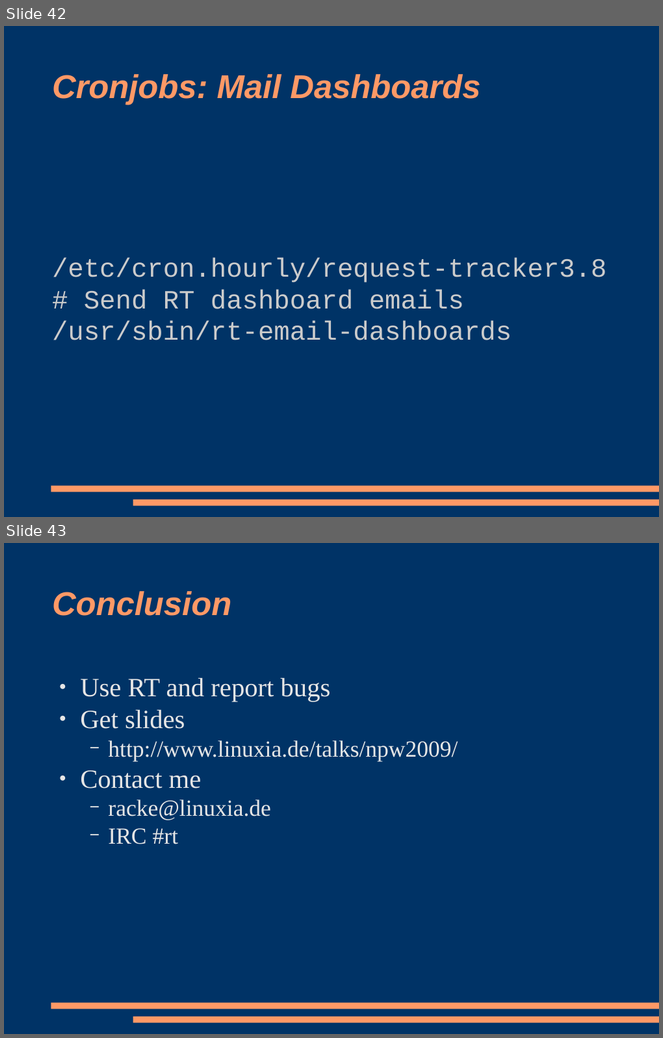
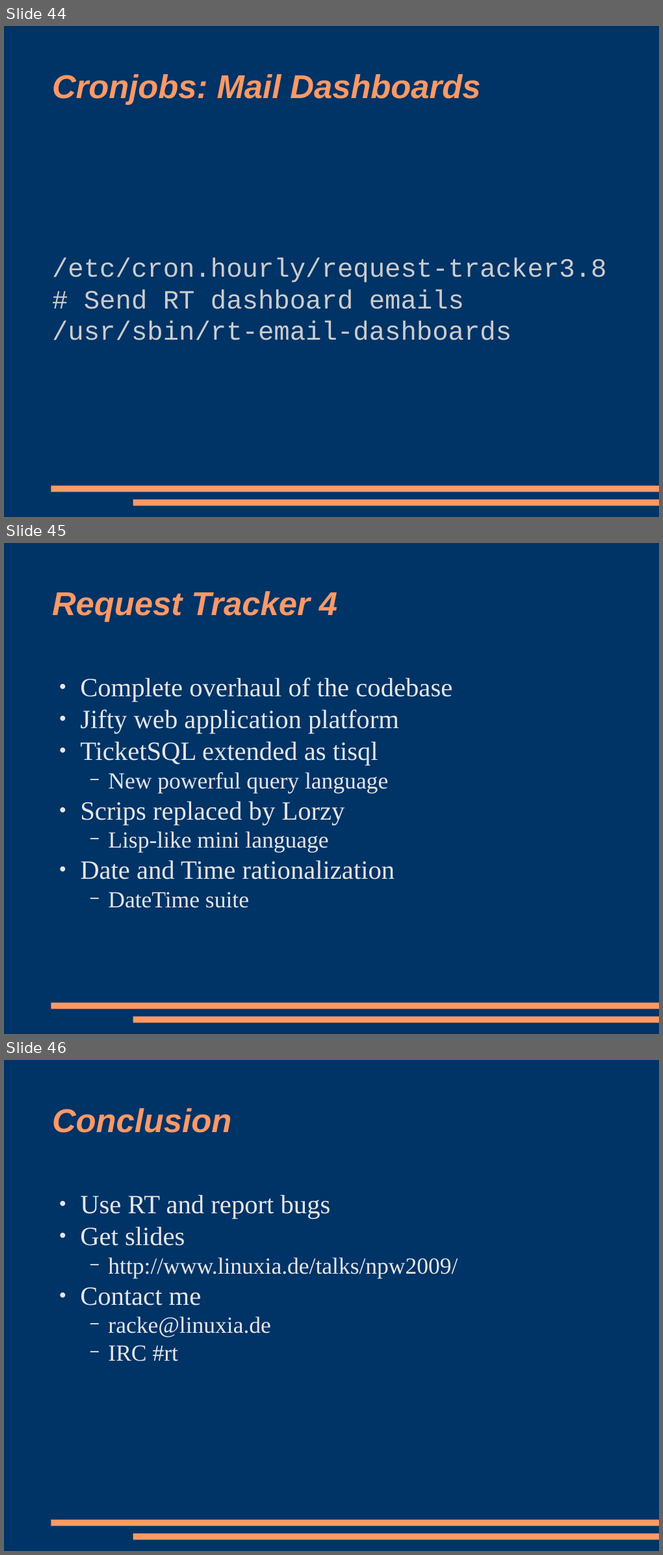
Before and after one commit to racke/Presentations, a slide deck: npw2009/rt38.odp. Shown one above the other, each under a label of ours: slides 42 and 43 before the commit, slides 44, 45 and 46 after it. The pictures are 663x1038 and 663x1555 pixels, drawn with LibreOffice and Linux fonts; fonts in the diff are those of the drawing. Boxes give left, top, right and bottom in pixels: in the first picture for what was removed or moved away, otherwise in the second. Text is boxed around its words. In the diff, an @@ line names an element or a change of style, - is before the commit and + after.

```diff
--- a/npw2009/rt38.odp
+++ b/npw2009/rt38.odp
@@ slide 45 added at (x1=4, y1=543, x2=659, y2=1034), background #003366; not listed: 2 template elements that a slide beside it also shows @@
@@ title added at (x1=52, y1=591, x2=337, y2=622), 40 pt, text #FF9966, bold, italic @@
+Request Tracker 4
@@ text added at (x1=80, y1=678, x2=452, y2=908), 32 pt, text #E6E6E6 @@
+● Complete overhaul of the codebase
+● Jifty web application platform
+● TicketSQL extended as tisql
+  − New powerful query language
+● Scrips replaced by Lorzy
+  − Lisp-like mini language
+● Date and Time rationalization
+  − DateTime suite
@@ what was slide 42 is now slide 44 @@
@@ what was slide 43 is now slide 46 @@
```
Also in this commit, not shown: 4 slides changed, 3 other slides added, 1 slide removed, 1 other file.
